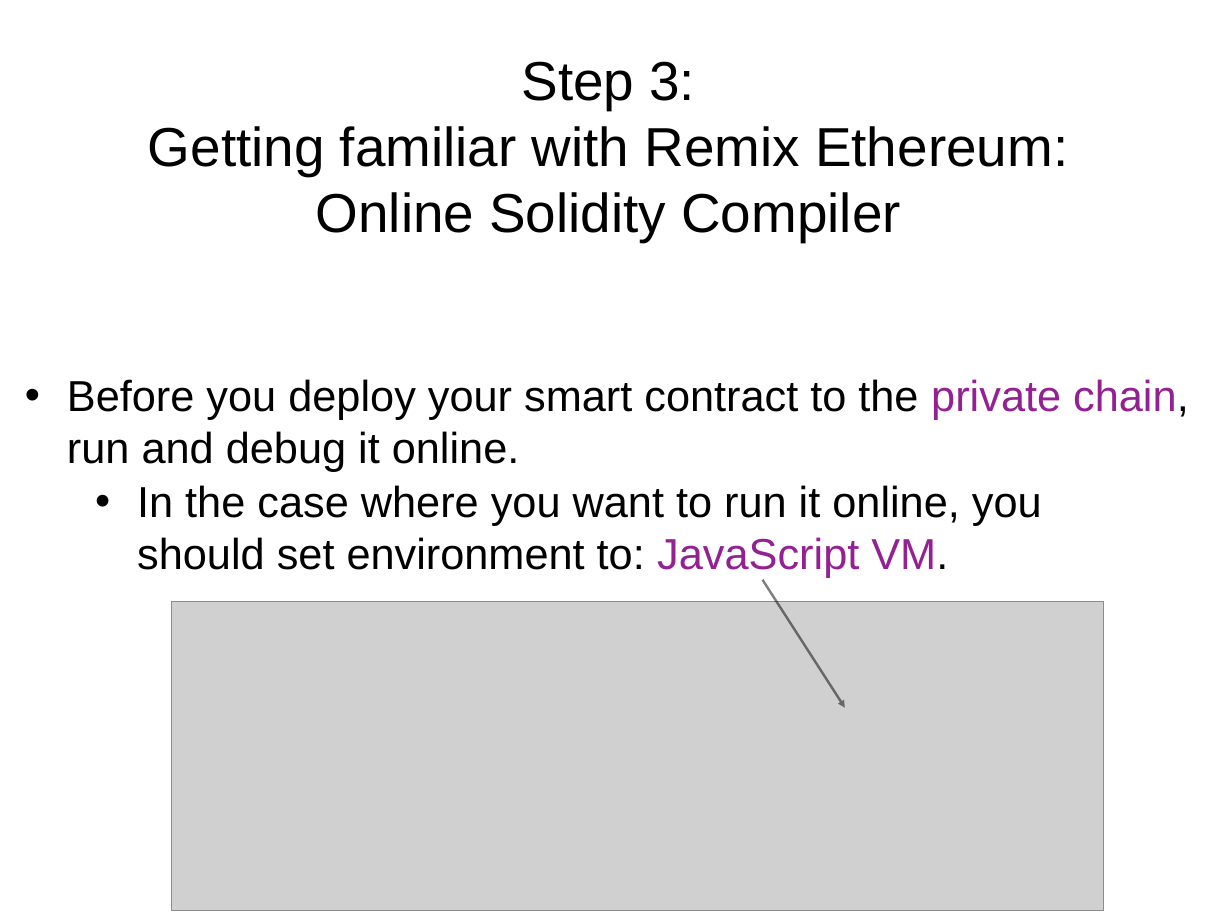
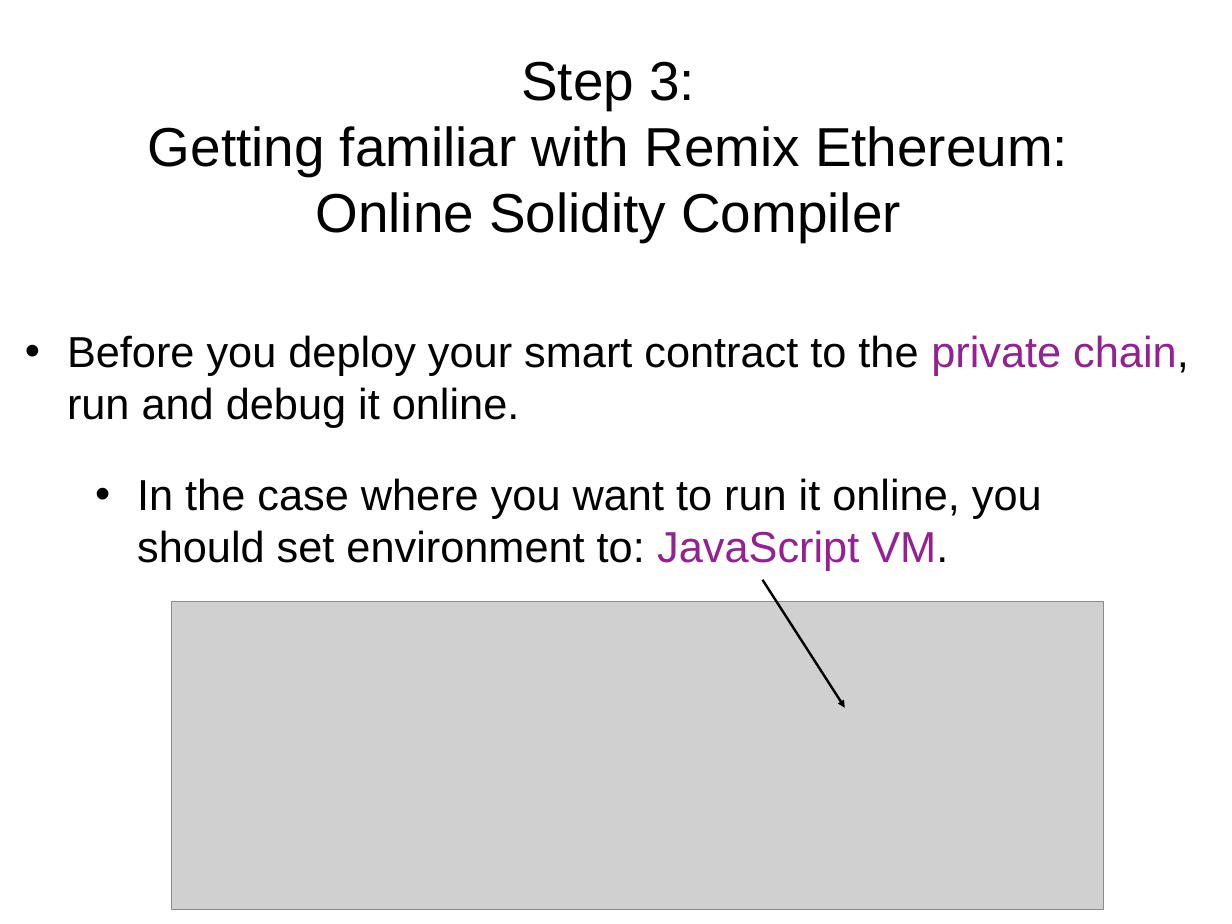
Before and after one commit to solegga/blockchaincourse, a slide deck: slide 11 of How_to_connect_to_university_of_edinburgh_private_blockchain.pptx. Drawn at 1232x924 pixels with LibreOffice and Linux fonts; fonts in the diff are those of the drawing; grey boxes stand for pictures. Boxes give left, top, right and bottom in pixels: in the first picture for what was removed or moved away, otherwise in the second. Text is boxed around its words. In the diff, an @@ line names an element or a change of style, - is before the commit and + after.

Commit message:
Update connection instructions with Remix-Chrome bug

```diff
--- a/How_to_connect_to_university_of_edinburgh_private_blockchain.pptx
+++ b/How_to_connect_to_university_of_edinburgh_private_blockchain.pptx
@@ text "In the case where you ...": place and size @@
-text "In the case where you ..." at [137,485,1042,577]
+text "In the case where you ..." at [137,478,1042,570]
@@ text "Before you deploy your smart ...": place and size @@
-text "Before you deploy your smart ..." at [67,379,1189,472]
+text "Before you deploy your smart ..." at [67,335,1189,427]
@@ arrow removed from (762, 580) to (845, 708) @@
@@ freeform shape added at [762,580,845,708], outline #000000 2.01 pt @@
```
Also in this commit, not shown: 14 other slides changed, 1 other file.
